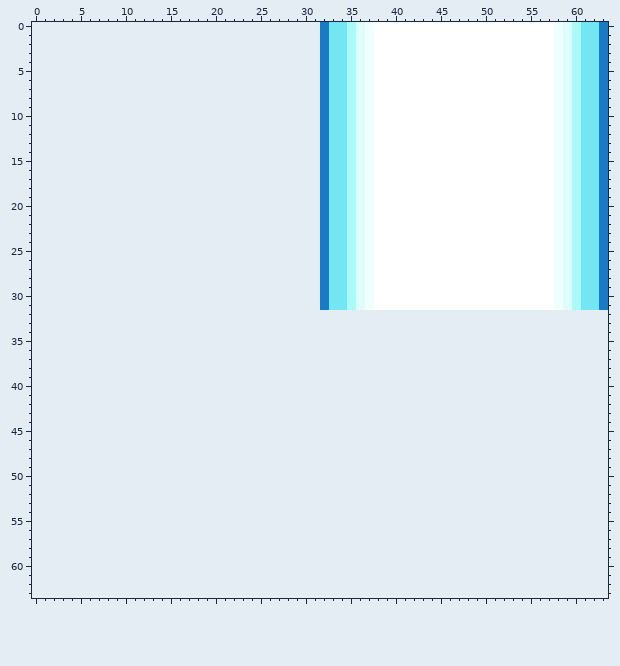
Pixel-art sprite: graphics/battle_anims/sprites/beam.png. That is the earlier state.
The file is 32x32 pixels. The old version is drawn lined up with the new one, on the new canvas.
The result:
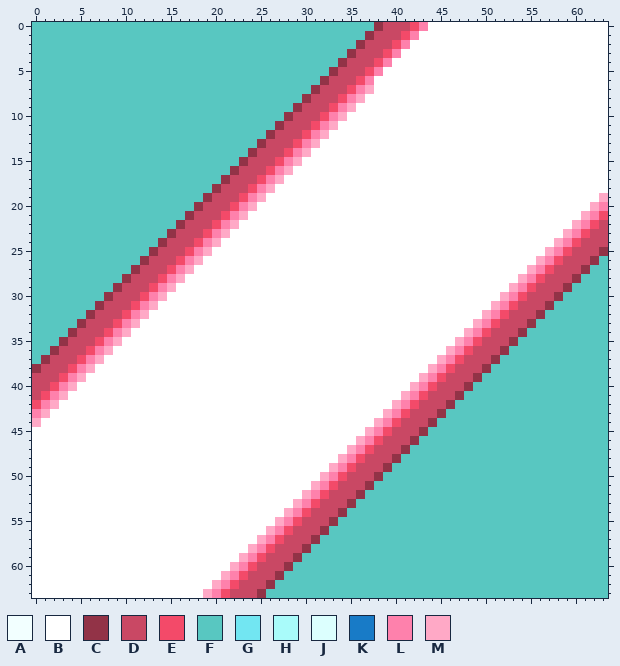
Palette (. is transparent): A #f2ffff  B #ffffff  C #923347  D #c94864  E #f34a69  F #58c7c1  G #72e6f2  H #a9fbfa  J #dcfffe  K #187bc7  L #fe81ac  M #ffa9c6
Changes in this commit:
canvas 32x32 -> 64x64, the old top-left corner now at 32,0
Changed rows in their new state; - is an unchanged pixel.
first column x 0:
 0 FFFFFFFFFFFFFFFFFFFFFFFFFFFFFFFFFFFFFFCDDDEL--------------BBBBBB
 1 FFFFFFFFFFFFFFFFFFFFFFFFFFFFFFFFFFFFFCDDDEL---------------BBBBBB
 2 FFFFFFFFFFFFFFFFFFFFFFFFFFFFFFFFFFFFCDDDEL----------------BBBBBB
 3 FFFFFFFFFFFFFFFFFFFFFFFFFFFFFFFFFFFCDDDEL-----------------BBBBBB
 4 FFFFFFFFFFFFFFFFFFFFFFFFFFFFFFFFFFCDDDEL------------------BBBBBB
 5 FFFFFFFFFFFFFFFFFFFFFFFFFFFFFFFFFCDDDEL-------------------BBBBBB
 6 FFFFFFFFFFFFFFFFFFFFFFFFFFFFFFFFCDDDEL--------------------BBBBBB
 7 FFFFFFFFFFFFFFFFFFFFFFFFFFFFFFFCDDDELM--------------------BBBBBB
 8 FFFFFFFFFFFFFFFFFFFFFFFFFFFFFFCDDDELMB--------------------BBBBBB
 9 FFFFFFFFFFFFFFFFFFFFFFFFFFFFFCDDDELMBB--------------------BBBBBB
10 FFFFFFFFFFFFFFFFFFFFFFFFFFFFCDDDELMBBB--------------------BBBBBB
11 FFFFFFFFFFFFFFFFFFFFFFFFFFFCDDDELMBBBB--------------------BBBBBB
12 FFFFFFFFFFFFFFFFFFFFFFFFFFCDDDELMBBBBB--------------------BBBBBB
13 FFFFFFFFFFFFFFFFFFFFFFFFFCDDDELMBBBBBB--------------------BBBBBB
14 FFFFFFFFFFFFFFFFFFFFFFFFCDDDELMBBBBBBB--------------------BBBBBB
15 FFFFFFFFFFFFFFFFFFFFFFFCDDDELMBBBBBBBB--------------------BBBBBB
16 FFFFFFFFFFFFFFFFFFFFFFCDDDELMBBBBBBBBB--------------------BBBBBB
17 FFFFFFFFFFFFFFFFFFFFFCDDDELMBBBBBBBBBB--------------------BBBBBB
18 FFFFFFFFFFFFFFFFFFFFCDDDELMBBBBBBBBBBB--------------------BBBBBB
19 FFFFFFFFFFFFFFFFFFFCDDDELMBBBBBBBBBBBB--------------------BBBBBM
20 FFFFFFFFFFFFFFFFFFCDDDELMBBBBBBBBBBBBB--------------------BBBBML
21 FFFFFFFFFFFFFFFFFCDDDELMBBBBBBBBBBBBBB--------------------BBBMLE
22 FFFFFFFFFFFFFFFFCDDDELMBBBBBBBBBBBBBBB--------------------BBMLED
23 FFFFFFFFFFFFFFFCDDDELMBBBBBBBBBBBBBBBB--------------------BMLEDD
24 FFFFFFFFFFFFFFCDDDELMBBBBBBBBBBBBBBBBB--------------------MLEDDD
25 FFFFFFFFFFFFFCDDDELMBBBBBBBBBBBBBBBBBB-------------------MLEDDDC
26 FFFFFFFFFFFFCDDDELMBBBBBBBBBBBBBBBBBBB------------------MLEDDDCF
27 FFFFFFFFFFFCDDDELMBBBBBBBBBBBBBBBBBBBB-----------------MLEDDDCFF
28 FFFFFFFFFFCDDDELMBBBBBBBBBBBBBBBBBBBBB----------------MLEDDDCFFF
29 FFFFFFFFFCDDDELMBBBBBBBBBBBBBBBBBBBBBB---------------MLEDDDCFFFF
30 FFFFFFFFCDDDELMBBBBBBBBBBBBBBBBBBBBBBB--------------MLEDDDCFFFFF
31 FFFFFFFCDDDELMBBBBBBBBBBBBBBBBBBBBBBBB-------------MLEDDDCFFFFFF
32 FFFFFFCDDDELMBBBBBBBBBBBBBBBBBBBBBBBBBBBBBBBBBBBBBMLEDDDCFFFFFFF
33 FFFFFCDDDELMBBBBBBBBBBBBBBBBBBBBBBBBBBBBBBBBBBBBBMLEDDDCFFFFFFFF
34 FFFFCDDDELMBBBBBBBBBBBBBBBBBBBBBBBBBBBBBBBBBBBBBMLEDDDCFFFFFFFFF
35 FFFCDDDELMBBBBBBBBBBBBBBBBBBBBBBBBBBBBBBBBBBBBBMLEDDDCFFFFFFFFFF
36 FFCDDDELMBBBBBBBBBBBBBBBBBBBBBBBBBBBBBBBBBBBBBMLEDDDCFFFFFFFFFFF
37 FCDDDELMBBBBBBBBBBBBBBBBBBBBBBBBBBBBBBBBBBBBBMLEDDDCFFFFFFFFFFFF
38 CDDDELMBBBBBBBBBBBBBBBBBBBBBBBBBBBBBBBBBBBBBMLEDDDCFFFFFFFFFFFFF
39 DDDELMBBBBBBBBBBBBBBBBBBBBBBBBBBBBBBBBBBBBBMLEDDDCFFFFFFFFFFFFFF
40 DDELMBBBBBBBBBBBBBBBBBBBBBBBBBBBBBBBBBBBBBMLEDDDCFFFFFFFFFFFFFFF
41 DELMBBBBBBBBBBBBBBBBBBBBBBBBBBBBBBBBBBBBBMLEDDDCFFFFFFFFFFFFFFFF
42 ELMBBBBBBBBBBBBBBBBBBBBBBBBBBBBBBBBBBBBBMLEDDDCFFFFFFFFFFFFFFFFF
43 LMBBBBBBBBBBBBBBBBBBBBBBBBBBBBBBBBBBBBBMLEDDDCFFFFFFFFFFFFFFFFFF
44 MBBBBBBBBBBBBBBBBBBBBBBBBBBBBBBBBBBBBBMLEDDDCFFFFFFFFFFFFFFFFFFF
45 BBBBBBBBBBBBBBBBBBBBBBBBBBBBBBBBBBBBBMLEDDDCFFFFFFFFFFFFFFFFFFFF
46 BBBBBBBBBBBBBBBBBBBBBBBBBBBBBBBBBBBBMLEDDDCFFFFFFFFFFFFFFFFFFFFF
47 BBBBBBBBBBBBBBBBBBBBBBBBBBBBBBBBBBBMLEDDDCFFFFFFFFFFFFFFFFFFFFFF
48 BBBBBBBBBBBBBBBBBBBBBBBBBBBBBBBBBBMLEDDDCFFFFFFFFFFFFFFFFFFFFFFF
49 BBBBBBBBBBBBBBBBBBBBBBBBBBBBBBBBBMLEDDDCFFFFFFFFFFFFFFFFFFFFFFFF
50 BBBBBBBBBBBBBBBBBBBBBBBBBBBBBBBBMLEDDDCFFFFFFFFFFFFFFFFFFFFFFFFF
51 BBBBBBBBBBBBBBBBBBBBBBBBBBBBBBBMLEDDDCFFFFFFFFFFFFFFFFFFFFFFFFFF
52 BBBBBBBBBBBBBBBBBBBBBBBBBBBBBBMLEDDDCFFFFFFFFFFFFFFFFFFFFFFFFFFF
53 BBBBBBBBBBBBBBBBBBBBBBBBBBBBBMLEDDDCFFFFFFFFFFFFFFFFFFFFFFFFFFFF
54 BBBBBBBBBBBBBBBBBBBBBBBBBBBBMLEDDDCFFFFFFFFFFFFFFFFFFFFFFFFFFFFF
55 BBBBBBBBBBBBBBBBBBBBBBBBBBBMLEDDDCFFFFFFFFFFFFFFFFFFFFFFFFFFFFFF
56 BBBBBBBBBBBBBBBBBBBBBBBBBBMLEDDDCFFFFFFFFFFFFFFFFFFFFFFFFFFFFFFF
57 BBBBBBBBBBBBBBBBBBBBBBBBBMLEDDDCFFFFFFFFFFFFFFFFFFFFFFFFFFFFFFFF
58 BBBBBBBBBBBBBBBBBBBBBBBBMLEDDDCFFFFFFFFFFFFFFFFFFFFFFFFFFFFFFFFF
59 BBBBBBBBBBBBBBBBBBBBBBBMLEDDDCFFFFFFFFFFFFFFFFFFFFFFFFFFFFFFFFFF
60 BBBBBBBBBBBBBBBBBBBBBBMLEDDDCFFFFFFFFFFFFFFFFFFFFFFFFFFFFFFFFFFF
61 BBBBBBBBBBBBBBBBBBBBBMLEDDDCFFFFFFFFFFFFFFFFFFFFFFFFFFFFFFFFFFFF
62 BBBBBBBBBBBBBBBBBBBBMLEDDDCFFFFFFFFFFFFFFFFFFFFFFFFFFFFFFFFFFFFF
63 BBBBBBBBBBBBBBBBBBBMLEDDDCFFFFFFFFFFFFFFFFFFFFFFFFFFFFFFFFFFFFFF
Boxes around the changes in both pictures, in picture pixels (x1, y1, x2, y2):
changed: (32, 22, 608, 598)
